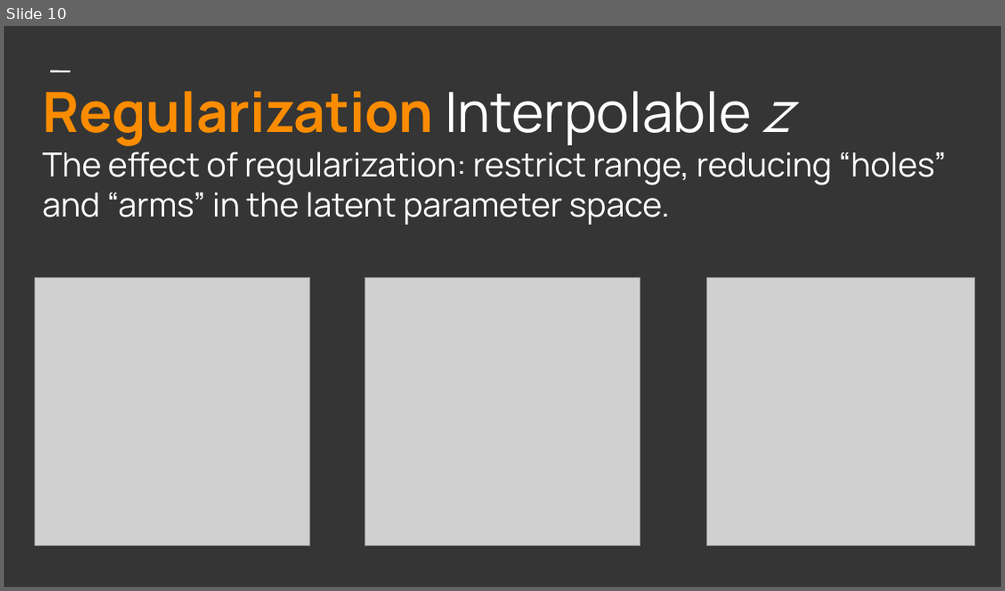
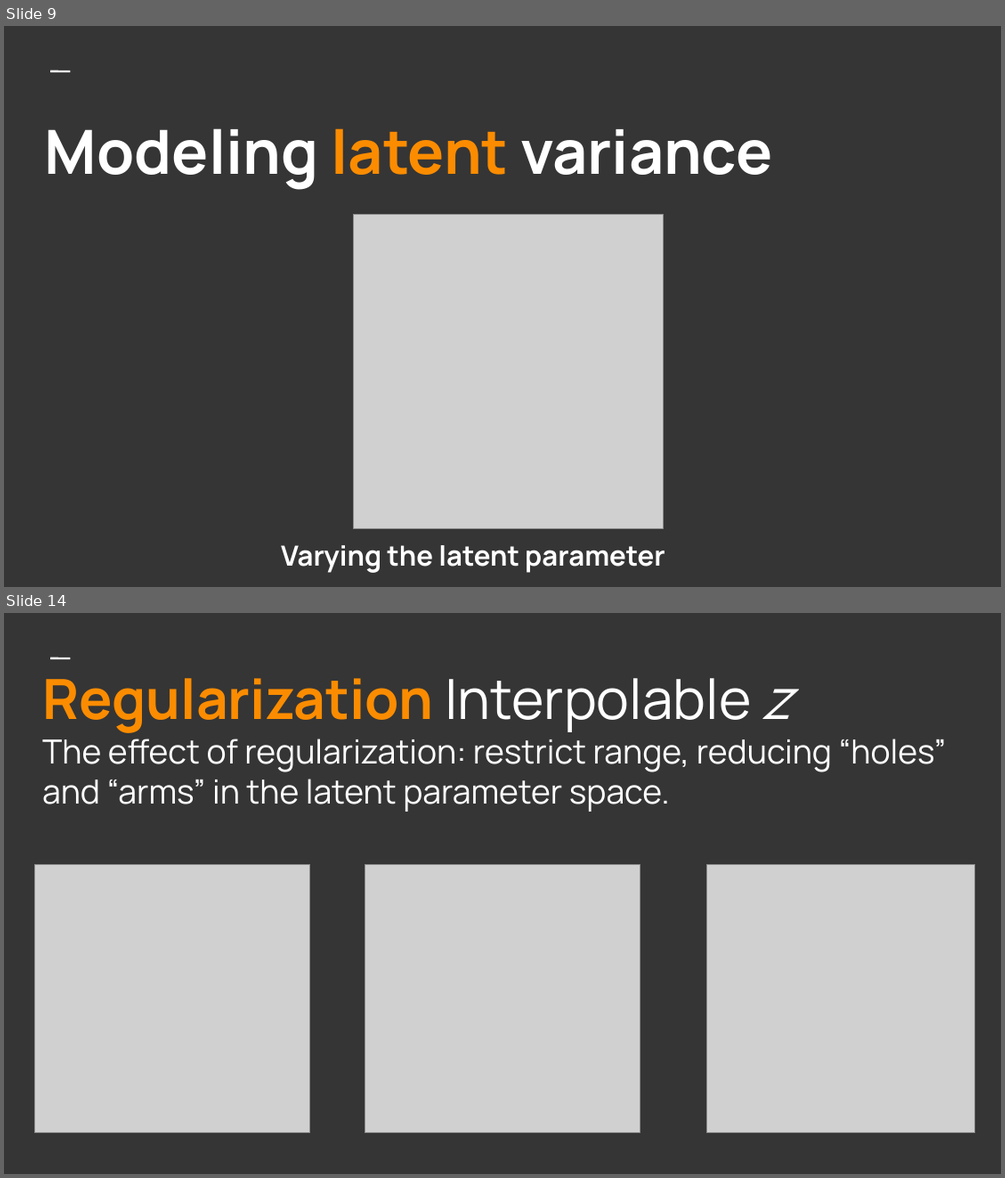
Before and after one commit to johndpope/sounderfeit, a slide deck: doc/CondAutoenc.odp. Shown one above the other, each under a label of ours: slide 10 before the commit, slides 9 and 14 after it; the slides between them are not shown. The pictures are 1005x591 and 1005x1178 pixels, drawn with LibreOffice and Linux fonts; fonts in the diff are those of the drawing; grey boxes stand for pictures. Boxes give left, top, right and bottom in pixels: in the first picture for what was removed or moved away, otherwise in the second. Text is boxed around its words. In the diff, an @@ line names an element or a change of style, - is before the commit and + after.

```diff
--- a/doc/CondAutoenc.odp
+++ b/doc/CondAutoenc.odp
@@ slide 9 added at [4,26,1001,587], background #353535; not listed: 1 template element that a slide beside it also shows @@
@@ title added at [45,128,772,190], 44 pt, text #FFFFFF, bold @@
+Modeling latent variance
@@ picture added at [354,215,663,528] @@
@@ title added at [281,545,664,572], 20 pt, text #FFFFFF, bold @@
+Varying the latent parameter
@@ what was slide 10 is now slide 14 @@
```
Also in this commit, not shown: 4 slides changed, 4 other slides added, 1 slide removed.
